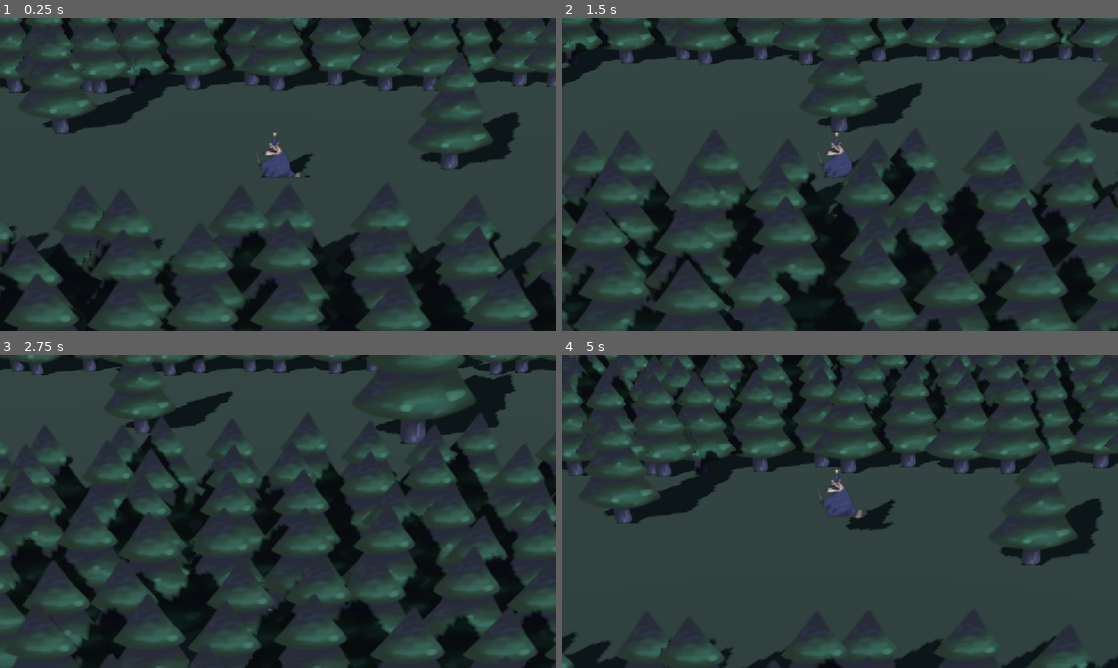
Above: before the commit, frames 1-4 (two rows, left to right).
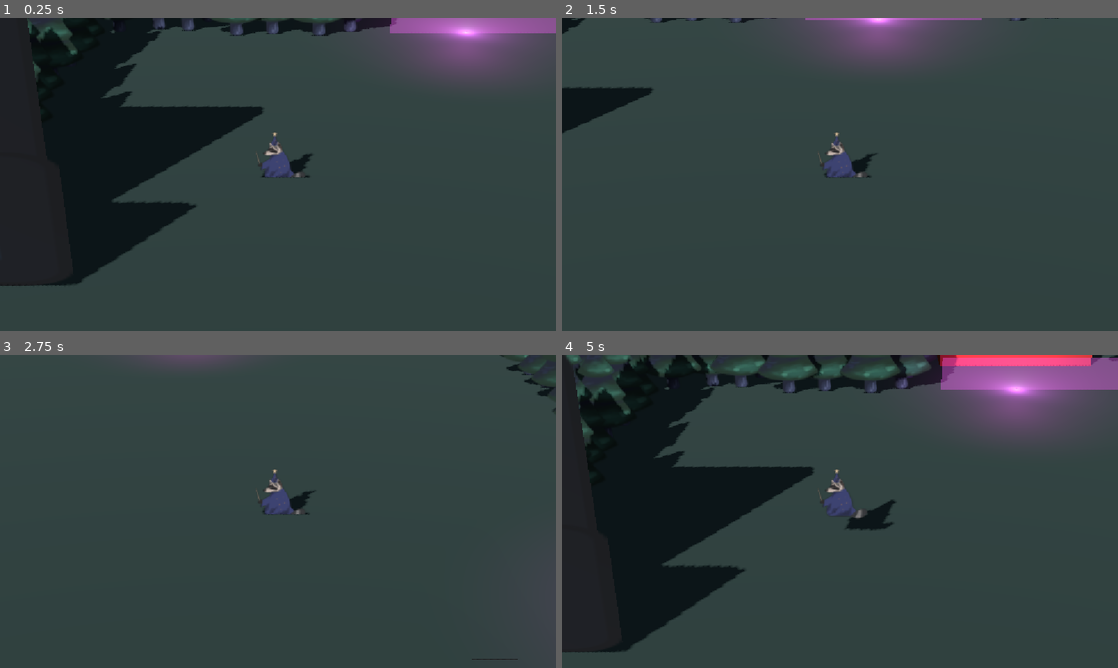
Above: after the commit, the same moments.

Repository: Golczewa/RacoonQuest
Game: Godot game, scene res://scenes/game.tscn
Same seed, same stepped clock (60 frames per second), same inputs: the game is played once before the commit and once after it. This scene is started directly instead of the project's main scene. The engine's default icon, where the game draws it, is replaced by a stand-in: a white triangle on a blue panel in a dark square.
Inputs:
- Up to frame 1 (0.25 s): no input
- Up to frame 2 (1.5 s): tap Enter (ui_accept) at 0.5, 0.77 s; hold D (move_right) 0.53-1.28 s; tap Space (action_primary) at 0.6 s; hold S (move_down) from 1.28 s (still down); tap E (switch_character) at 1.35 s
- Up to frame 3 (2.75 s): tap Enter (ui_accept) at 1.52 s; release S (move_down) at 2.03 s; hold D (move_right) from 2.03 s (still down); tap Space (action_primary) at 2.1 s
- Up to frame 4 (5 s): release D (move_right) at 2.78 s; hold W (move_up) 2.78-3.53 s; tap E (switch_character) at 2.85, 4.35 s; tap Enter (ui_accept) at 3.02, 3.77, 4.52 s; hold A (move_left) from 3.53 s (still down); tap Space (action_primary) at 3.6 s

The runs differ from the first frame. In frame 1, 44% of the frame differs, in the area x 0-100%, y 0-100%; in frame 2, 31%; in frame 3, 31%; in frame 4, 42%.

Commit message:
forest 3 + the rock

Diff:
--- a/scenes/game.tscn
+++ b/scenes/game.tscn
@@ -1,11 +1,11 @@
 [gd_scene format=3 uid="uid://d0fdxknxb80m5"]
 
-[ext_resource type="PackedScene" uid="uid://cadoevv4q07ml" path="res://scenes/map/forest/forest_room2.tscn" id="2_lnu2h"]
+[ext_resource type="PackedScene" uid="uid://c4mrhf0fmuwkp" path="res://scenes/map/forest/forest_room3.tscn" id="2_lnu2h"]
 [ext_resource type="PackedScene" uid="uid://b8xaa2jtccmya" path="res://scenes/player_test.tscn" id="2_yqjtg"]
 
 [node name="Node3D" type="Node3D" unique_id=1575047435]
 
 [node name="Node3D2" parent="." unique_id=64266760 instance=ExtResource("2_yqjtg")]
-transform = Transform3D(1, 0, 0, 0, 1, 0, 0, 0, 1, 20.267975, 0, 6.537964)
+transform = Transform3D(1, 0, 0, 0, 1, 0, 0, 0, 1, 9.6157, 0, 6.537964)
 
-[node name="Node3D" parent="." unique_id=7942147 instance=ExtResource("2_lnu2h")]
+[node name="Node3D" parent="." unique_id=191729873 instance=ExtResource("2_lnu2h")]
--- a/scenes/map/breakable_wall.tscn
+++ b/scenes/map/breakable_wall.tscn
@@ -5,7 +5,7 @@
 
 [sub_resource type="BoxMesh" id="BoxMesh_dkbdu"]
 material = SubResource("StandardMaterial3D_nbn7b")
-size = Vector3(1, 2, 3)
+size = Vector3(1, 2, 5.1640625)
 
 [sub_resource type="BoxShape3D" id="BoxShape3D_dkbdu"]
 size = Vector3(1, 2, 3)
--- a/scenes/map/forest/forest_room1.tscn
+++ b/scenes/map/forest/forest_room1.tscn
@@ -33,10 +33,6 @@
 [node name="DirectionalLight3D" type="DirectionalLight3D" parent="." unique_id=208013699]
 transform = Transform3D(-0.7165418, -0.5172869, 0.46795505, -0.19372092, 0.7920438, 0.57891166, -0.6701043, 0.32416177, -0.6677419, 0.78305054, 4.420103, -6.290498)
 shadow_enabled = true
-
-[node name="Camera3D" type="Camera3D" parent="." unique_id=317554420]
-transform = Transform3D(1, 0, 0, 0, 0.8788171, 0.47715878, 0, -0.47715878, 0.8788171, 27.081015, 16.3836, -17.448977)
-fov = 32.9
 
 [node name="StaticBody3D" type="StaticBody3D" parent="." unique_id=1837683333]
 
--- a/scenes/map/forest/forest_room2.tscn
+++ b/scenes/map/forest/forest_room2.tscn
@@ -24,7 +24,7 @@
 [sub_resource type="PlaneMesh" id="PlaneMesh_gx5hh"]
 
 [sub_resource type="BoxShape3D" id="BoxShape3D_hbjtb"]
-size = Vector3(88.71033, 1, 76.40268)
+size = Vector3(118.081635, 1, 76.40268)
 
 [node name="Node3D" type="Node3D" unique_id=7942147]
 
@@ -35,10 +35,6 @@
 transform = Transform3D(-0.7165418, -0.5172869, 0.46795505, -0.19372092, 0.7920438, 0.57891166, -0.6701043, 0.32416177, -0.6677419, 0.78305054, 4.420103, -6.290498)
 shadow_enabled = true
 
-[node name="Camera3D" type="Camera3D" parent="." unique_id=857366256]
-transform = Transform3D(1, 0, 0, 0, 0.8788171, 0.47715878, 0, -0.47715878, 0.8788171, 27.081015, 16.3836, -17.448977)
-fov = 32.9
-
 [node name="StaticBody3D" type="StaticBody3D" parent="." unique_id=590778289]
 
 [node name="MeshInstance3D" type="MeshInstance3D" parent="StaticBody3D" unique_id=2027665528]
@@ -47,7 +43,7 @@
 mesh = SubResource("PlaneMesh_gx5hh")
 
 [node name="CollisionShape3D" type="CollisionShape3D" parent="StaticBody3D" unique_id=2118167617]
-transform = Transform3D(1, 0, 0, 0, 1, 0, 0, 0, 1, -0.77142334, -0.52958965, 0.31455994)
+transform = Transform3D(1, 0, 0, 0, 1, 0, 0, 0, 1, -0.31565857, -0.52958965, 0.31455994)
 shape = SubResource("BoxShape3D_hbjtb")
 
 [node name="trees" type="Node3D" parent="." unique_id=2012477037]
--- /dev/null
+++ b/scenes/map/forest/forest_room3.tscn
@@ -0,0 +1,105 @@
+[gd_scene format=3 uid="uid://c4mrhf0fmuwkp"]
+
+[ext_resource type="PackedScene" uid="uid://d1ciccx0qcnvc" path="res://scenes/props/stone.tscn" id="1_tfhgi"]
+[ext_resource type="PackedScene" uid="uid://c4ej0jbc8fsx7" path="res://scenes/props/tree_border.tscn" id="2_wmxka"]
+[ext_resource type="PackedScene" uid="uid://b52g0q605qn7c" path="res://scenes/map/breakable_wall.tscn" id="3_g7p82"]
+[ext_resource type="PackedScene" uid="uid://b2rybtarsuty5" path="res://scenes/props/magic_wall.tscn" id="4_7ch0j"]
+[ext_resource type="PackedScene" uid="uid://dq23tqc7yiy22" path="res://scenes/props/weight_button.tscn" id="5_q3mlr"]
+[ext_resource type="PackedScene" uid="uid://620jrp4k4bt8" path="res://scenes/props/magic_ball.tscn" id="6_bpvy7"]
+
+[sub_resource type="ProceduralSkyMaterial" id="ProceduralSkyMaterial_is4nn"]
+sky_horizon_color = Color(0.66224277, 0.6717428, 0.6867428, 1)
+ground_horizon_color = Color(0.66224277, 0.6717428, 0.6867428, 1)
+
+[sub_resource type="Sky" id="Sky_jn87w"]
+sky_material = SubResource("ProceduralSkyMaterial_is4nn")
+
+[sub_resource type="Environment" id="Environment_tfhgi"]
+background_mode = 2
+sky = SubResource("Sky_jn87w")
+glow_intensity = 1.2
+
+[sub_resource type="StandardMaterial3D" id="StandardMaterial3D_wmxka"]
+albedo_color = Color(0.12156863, 0.1764706, 0.14901961, 1)
+
+[sub_resource type="PlaneMesh" id="PlaneMesh_g7p82"]
+
+[sub_resource type="BoxShape3D" id="BoxShape3D_7ch0j"]
+size = Vector3(95.673, 1, 106.61083)
+
+[node name="Node3D" type="Node3D" unique_id=191729873]
+
+[node name="WorldEnvironment" type="WorldEnvironment" parent="." unique_id=1700076046]
+environment = SubResource("Environment_tfhgi")
+
+[node name="DirectionalLight3D" type="DirectionalLight3D" parent="." unique_id=1864158034]
+transform = Transform3D(-0.7165418, -0.5172869, 0.46795505, -0.19372092, 0.7920438, 0.57891166, -0.6701043, 0.32416177, -0.6677419, 0.78305054, 4.420103, -6.290498)
+shadow_enabled = true
+
+[node name="StaticBody3D" type="StaticBody3D" parent="." unique_id=1687683415]
+
+[node name="MeshInstance3D" type="MeshInstance3D" parent="StaticBody3D" unique_id=1856169463]
+transform = Transform3D(40.200207, 0, 0, 0, 1, 0, 0, 0, 48.959373, -6.930702, 0.018432617, 0.020050049)
+material_override = SubResource("StandardMaterial3D_wmxka")
+mesh = SubResource("PlaneMesh_g7p82")
+
+[node name="CollisionShape3D" type="CollisionShape3D" parent="StaticBody3D" unique_id=310121518]
+transform = Transform3D(1, 0, 0, 0, 1, 0, 0, 0, 1, 0.009464264, -0.52958965, 0.7600975)
+shape = SubResource("BoxShape3D_7ch0j")
+
+[node name="StaticBody3D2" parent="." unique_id=1976080715 instance=ExtResource("1_tfhgi")]
+transform = Transform3D(1, 0, 0, 0, 1, 0, 0, 0, 1, 21.967285, 0, 0)
+
+[node name="trees" type="Node3D" parent="." unique_id=1949955353]
+
+[node name="Node3D" parent="trees" unique_id=1886063575 instance=ExtResource("2_wmxka")]
+transform = Transform3D(13.391246, 0, 0, 0, 1, 0, 0, 0, 9.9881935, 24.377365, 0, -11.517198)
+
+[node name="Node3D2" parent="trees" unique_id=379754729 instance=ExtResource("2_wmxka")]
+transform = Transform3D(13.391246, 0, 0, 0, 1, 0, 0, 0, 12.66799, 24.595142, 0, 13.919373)
+
+[node name="Node3D3" parent="trees" unique_id=251289663 instance=ExtResource("2_wmxka")]
+transform = Transform3D(-5.8534994e-07, 0, 63.59121, 0, 1, 0, -13.391246, 0, -2.7796598e-06, -0.54, 0, -23.438148)
+
+[node name="Node3D4" parent="trees" unique_id=1775242711 instance=ExtResource("2_wmxka")]
+transform = Transform3D(13.391246, 0, 0, 0, 1, 0, 0, 0, 61.60638, -39.880817, 0, 1.9125061)
+
+[node name="Node3D6" parent="trees" unique_id=707987420 instance=ExtResource("2_wmxka")]
+transform = Transform3D(-5.8534994e-07, 0, 27.783293, 0, 1, 0, -13.391246, 0, -1.2144462e-06, -18.568, 0, 26.897228)
+
+[node name="Node3D7" parent="trees" unique_id=1010930587 instance=ExtResource("2_wmxka")]
+transform = Transform3D(-5.8534994e-07, 0, 27.783293, 0, 1, 0, -13.391246, 0, -1.2144462e-06, 17.79, 0, 26.816174)
+
+[node name="Node3D5" parent="trees" unique_id=2094602585 instance=ExtResource("2_wmxka")]
+transform = Transform3D(16.276619, 0, 0, 0, 1, 0, 0, 0, 21.087746, -24.596638, 0, 8.926849)
+
+[node name="puzzle" type="Node3D" parent="." unique_id=2003031642]
+
+[node name="BreakableWall" parent="puzzle" unique_id=769954843 instance=ExtResource("3_g7p82")]
+transform = Transform3D(-6.9938224e-08, 0, 1.6, 0, 1.6, 0, -1.6, 0, -6.9938224e-08, -0.42069244, 0.5, 26.287354)
+
+[node name="Node3D" parent="puzzle" unique_id=396079776 instance=ExtResource("4_7ch0j")]
+transform = Transform3D(-1.4424758e-07, 0, 3.3, 0, 3.3, 0, -3.3, 0, -1.4424758e-07, -17.998047, -0.37200928, -9.296997)
+
+[node name="OmniLight3D" type="OmniLight3D" parent="puzzle/Node3D" unique_id=2063501606]
+transform = Transform3D(0.28284273, 0, -0.28284273, 0, 0.4, 0, 0.28284273, 0, 0.28284273, -0.36952686, 0.21635742, -0.034259796)
+light_color = Color(1, 0.3137255, 1, 1)
+light_energy = 8.008
+light_size = 1.945
+omni_range = 9.287825
+
+[node name="Node3D2" parent="puzzle" unique_id=1868907521 instance=ExtResource("5_q3mlr")]
+transform = Transform3D(1, 0, 0, 0, 1, 0, 0, 0, 1, -10.738861, 0, -9.241333)
+
+[node name="Node3D3" parent="puzzle" unique_id=1710892061 instance=ExtResource("4_7ch0j")]
+transform = Transform3D(-2.1, 0, -3.1709118e-07, 0, 2.1, 0, 3.1709118e-07, 0, -2.1, -0.62020874, -0.37200928, 21.73584)
+
+[node name="OmniLight3D" type="OmniLight3D" parent="puzzle/Node3D3" unique_id=1836591174]
+transform = Transform3D(0.28284273, 0, -0.28284273, 0, 0.4, 0, 0.28284273, 0, 0.28284273, -0.36952686, 0.21635742, -0.034259796)
+light_color = Color(1, 0.3137255, 1, 1)
+light_energy = 8.008
+light_size = 1.945
+omni_range = 9.287825
+
+[node name="Node3D4" parent="puzzle" unique_id=1092872962 instance=ExtResource("6_bpvy7")]
+transform = Transform3D(1, 0, 0, 0, 1, 0, 0, 0, 1, -25.347351, 0, -8.809692)
--- a/scenes/player_test.tscn
+++ b/scenes/player_test.tscn
@@ -1,8 +1,8 @@
 [gd_scene format=3 uid="uid://b8xaa2jtccmya"]
 
-[ext_resource type="Texture2D" uid="uid://c2m5fmhhgq1r0" path="res://assets/szoppracz1.png" id="1_a8v3n"]
+[ext_resource type="Texture2D" uid="uid://c2m5fmhhgq1r0" path="res://assets/player/szoppracz1.png" id="1_a8v3n"]
 [ext_resource type="Script" uid="uid://ei02hlte03wp" path="res://scenes/player_test.gd" id="1_fdpfy"]
-[ext_resource type="Texture2D" uid="uid://belvlmnlm3sdf" path="res://assets/szoppracz2.png" id="3_6p80c"]
+[ext_resource type="Texture2D" uid="uid://belvlmnlm3sdf" path="res://assets/player/szoppracz2.png" id="3_6p80c"]
 
 [sub_resource type="SpriteFrames" id="SpriteFrames_jiq1j"]
 animations = [{
--- /dev/null
+++ b/scenes/props/magic_ball.tscn
@@ -0,0 +1,12 @@
+[gd_scene format=3 uid="uid://620jrp4k4bt8"]
+
+[ext_resource type="Texture2D" uid="uid://bjhnmx4vfx0vp" path="res://icon.svg" id="1_18nj3"]
+
+[node name="Node3D" type="StaticBody3D" unique_id=1092872962]
+
+[node name="CollisionShape3D" type="CollisionShape3D" parent="." unique_id=724837190]
+
+[node name="Sprite3D" type="Sprite3D" parent="." unique_id=386364938]
+transform = Transform3D(0.51668334, 0, 0, 0, 1, 0, 0, 0, 1, 0, 0.64794433, 0)
+modulate = Color(1, 0.3137255, 1, 1)
+texture = ExtResource("1_18nj3")
--- a/scenes/props/tree.tscn
+++ b/scenes/props/tree.tscn
@@ -1,6 +1,6 @@
 [gd_scene format=3 uid="uid://bunn0mo2ccril"]
 
-[ext_resource type="Texture2D" uid="uid://b6x3li56f2tef" path="res://assets/drzewo.png" id="1_d888c"]
+[ext_resource type="Texture2D" uid="uid://b6x3li56f2tef" path="res://assets/props/drzewo.png" id="1_d888c"]
 
 [sub_resource type="CylinderShape3D" id="CylinderShape3D_jiq1j"]
 height = 4.5214844
--- a/scenes/props/tree_with_box.tscn
+++ b/scenes/props/tree_with_box.tscn
@@ -1,6 +1,6 @@
 [gd_scene format=3 uid="uid://4ci2ejvd1155"]
 
-[ext_resource type="Texture2D" uid="uid://b6x3li56f2tef" path="res://assets/drzewo.png" id="1_su8xc"]
+[ext_resource type="Texture2D" uid="uid://b6x3li56f2tef" path="res://assets/props/drzewo.png" id="1_su8xc"]
 [ext_resource type="Texture2D" uid="uid://bjhnmx4vfx0vp" path="res://icon.svg" id="2_mi8vs"]
 
 [sub_resource type="CylinderShape3D" id="CylinderShape3D_su8xc"]
--- a/scenes/props/weight_button.tscn
+++ b/scenes/props/weight_button.tscn
@@ -3,7 +3,7 @@
 [ext_resource type="Texture2D" uid="uid://bjhnmx4vfx0vp" path="res://icon.svg" id="1_n51pa"]
 
 [sub_resource type="CylinderShape3D" id="CylinderShape3D_s7il6"]
-height = 0.11352539
+height = 1.0068359
 
 [node name="Node3D" type="Node3D" unique_id=1868907521]
 
@@ -18,5 +18,5 @@
 [node name="Area3D" type="Area3D" parent="." unique_id=1902144439]
 
 [node name="CollisionShape3D" type="CollisionShape3D" parent="Area3D" unique_id=664323612]
-transform = Transform3D(1, 0, 0, 0, 1, 0, 0, 0, 1, 0, 0.049926758, 0)
+transform = Transform3D(1, 0, 0, 0, 1, 0, 0, 0, 1, 0, 0.49658203, 0)
 shape = SubResource("CylinderShape3D_s7il6")
Renamed: assets/szoppracz1.png -> assets/player/szoppracz1.png
Not shown, changed: assets/player/szoppracz1.png.import
Renamed: assets/szoppracz2.png -> assets/player/szoppracz2.png
Not shown, added: assets/player/szoppracz2.png.import
Renamed: assets/drzewo.png -> assets/props/drzewo.png
Not shown, changed: assets/props/drzewo.png.import
Binary file added: assets/props/rock.png
Not shown, changed: assets/props/rock.png.import
Not shown: 1 places in scenes/map/forest/forest_room2.tscn that only renumber resources
